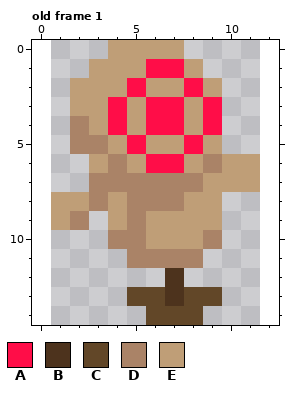
Two versions of one pixel-art file, assets/dummy.ase. Above: the version before the commit.
11x15 pixels, 1 frame. Shown: old frame 1. The old version is drawn lined up with the new one, on the new canvas.
Palette (. is transparent): A #ff0d48  B #4d331d  C #624728  D #aa8367  E #bf9e77
Pixels before, old frame 1, first column x 1:
 0 ...EEEE....
 1 ..EEEAAE...
 2 .EEEAEEAE..
 3 .EEAEAAEA..
 4 .DEAEAAEA..
 5 .DDEAEEAE..
 6 ..EDEAAEDEE
 7 ..DDDDDDEEE
 8 EEDEDDDEE..
 9 ED.EDEEEE..
10 ...DDEEED..
11 ....DDDD...
12 ......B....
13 ....CCBCC..
14 .....CCC...
After the commit:
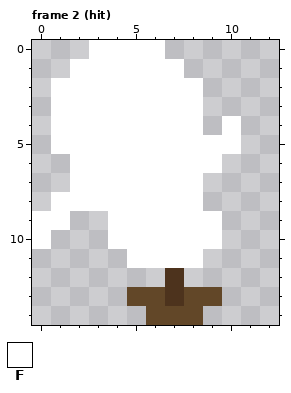
Colours new in this view: F #ffffff
A new or re-ordered frame is compared with the old frame closest to it.
Log entry: Hit sprite support
From old to new:
canvas 11x15 -> 13x15, the old top-left corner now at 1,0
frames 1 -> 2
Changed rows in their new state; - is an unchanged pixel.
Frame 2 (hit) is new; against old frame 1:
first column x 0:
 0 ---FFFF.----
 1 --FFFFFF.---
 2 -FFFFFFFF.--
 3 -FFFFFFFF.--
 4 -FFFFFFFF.F-
 5 -FFFFFFFFFF-
 6 --FFFFFFFF..
 7 --FFFFFFF...
 8 -FFFFFFFF.--
 9 FF.-FFFFFF--
10 F---FFFFFF--
11 -----FFFF---
Pixel boxes of the changes (left, top, right, bottom) in both pictures:
changed: (32, 40, 260, 268)
